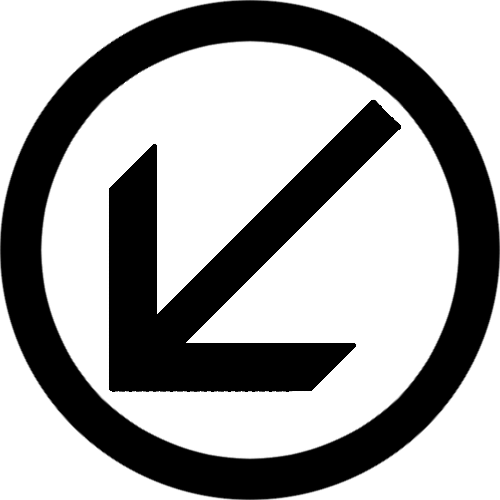
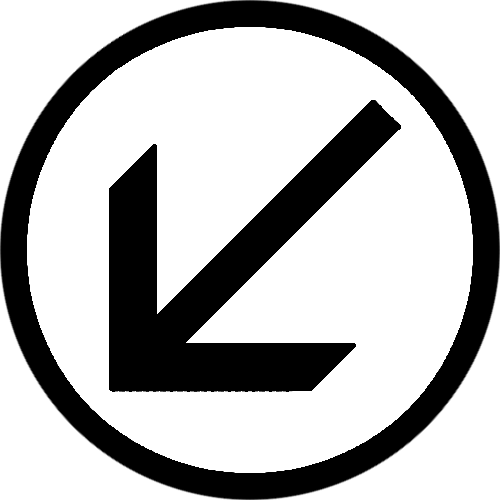
Two versions of the same layered image (500 × 500). Layer-by-layer changes:
painted on "left_down.png" over [27, 27, 473, 473]
